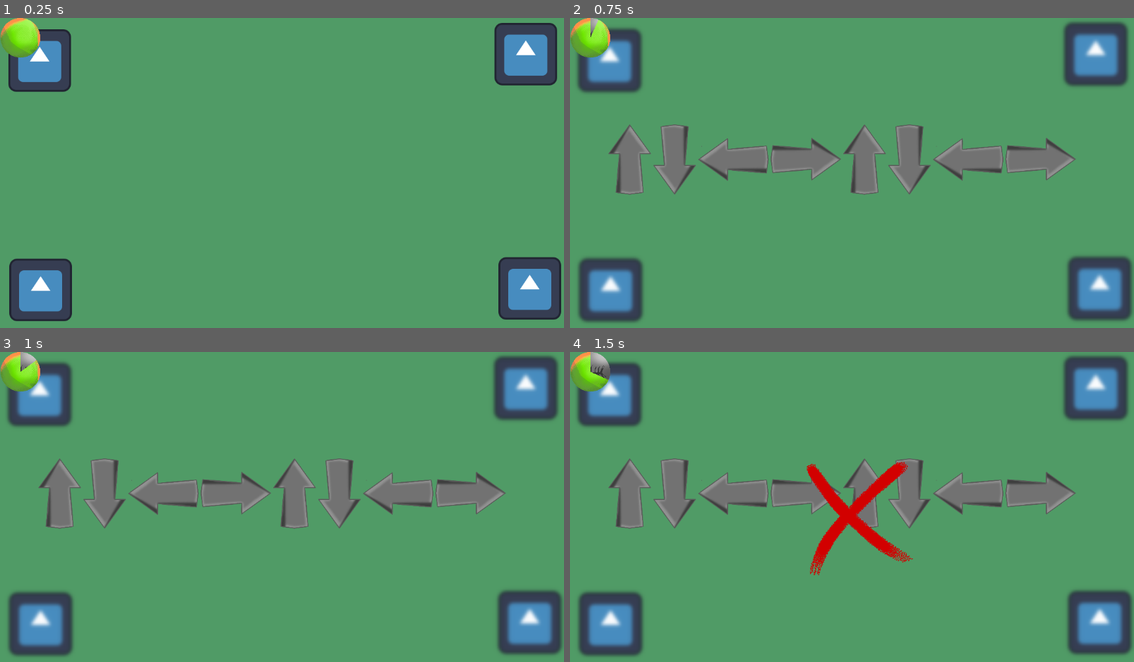
Above: before the commit, frames 1-4 (two rows, left to right).
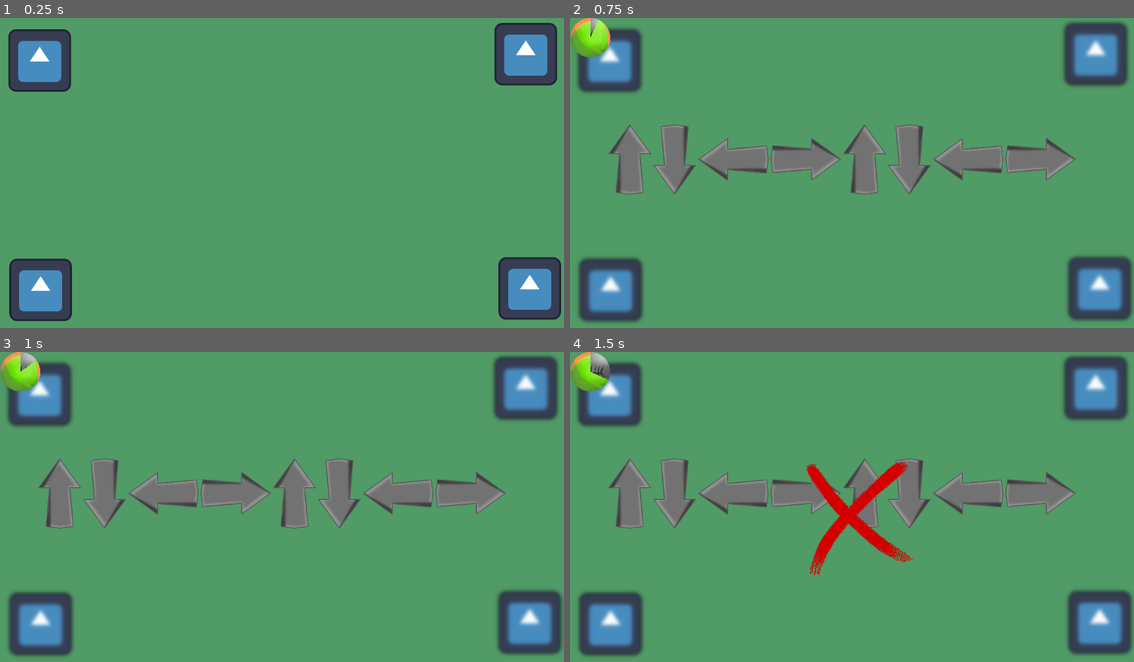
Above: after the commit, the same moments.

Repository: NickSoultanian/CozyHustleFish
Game: Godot game, scene res://Scenes/TestScene.tscn
Same seed, same stepped clock (60 frames per second), same inputs: the game is played once before the commit and once after it. The engine's default icon, where the game draws it, is replaced by a stand-in: a white triangle on a blue panel in a dark square.
Inputs:
- Up to frame 1 (0.25 s): no input
- Up to frame 2 (0.75 s): tap Enter at 0.5 s; hold D (right) from 0.53 s (still down); hold Space (comboStart) from 0.53 s (still down)
- Up to frame 3 (1 s): keep holding D (right); keep holding Space (comboStart)
- Up to frame 4 (1.5 s): release D (right) at 1.28 s; release Space (comboStart) at 1.28 s; hold Down (down) from 1.28 s (still down); tap Space (comboStart) at 1.35 s

The runs differ from the first frame. In frame 1, 0.7% of the frame differs, in the area x 0-8%, y 0-13%; in frame 2, nothing differs; in frame 3, nothing differs; in frame 4, nothing differs.

Commit message:
clock is now properly invisible/visible

Diff:
--- a/Scripts/comboManager.gd
+++ b/Scripts/comboManager.gd
@@ -17,6 +17,7 @@
 # Called when the node enters the scene tree for the first time.
 func _ready():
 	Clock = $CanvasLayer/CanvasModulate/Panel/ColorRect/Clock
+	Clock.set_visible(false)
 	timer = $CanvasLayer/CanvasModulate/Panel/ColorRect/Timer
 	arrowDisplay = $CanvasLayer/CanvasModulate/Panel/ColorRect/ArrowDisplay
 	opacityLayer = $CanvasLayer/CanvasModulate/Panel/ColorRect
@@ -28,6 +29,7 @@
 
 func startCombo(inputArray):
 	timerEnded = false
+	Clock.set_visible(true)
 	print("started")
 	showOpacityLayer()
 	arrowDisplay.spawnArrows(inputArray)
@@ -61,6 +63,7 @@
 	print ("done")
 	timer.stop()
 	Clock.endClock()
+	Clock.set_visible(false)
 	arrowDisplay.destroyArrows()
 
 func _input(event):
